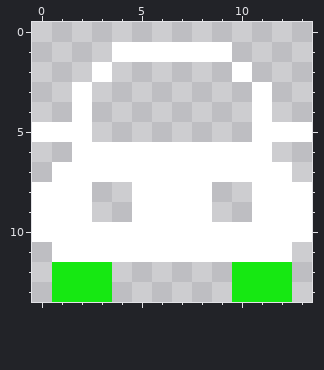
Two versions of one pixel-art sprite, assets/car1.png. The first picture shows the starting point.
The file is 14x14 pixels. Pixels under 10% opacity are left out. Colours within 5 levels of each other are drawn and written as one.
Now the later version:
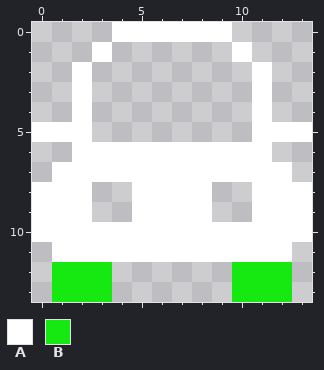
Palette (. is transparent): A #ffffff  B #15e811fe
Difference:
{"y":0,"x":4,"old":"......","new":"AAAAAA"}
{"y":1,"x":3,"old":".AAAAAA.","new":"A......A"}
{"y":2,"x":2,"old":".A","new":"A."}
{"y":2,"x":10,"old":"A.","new":".A"}
